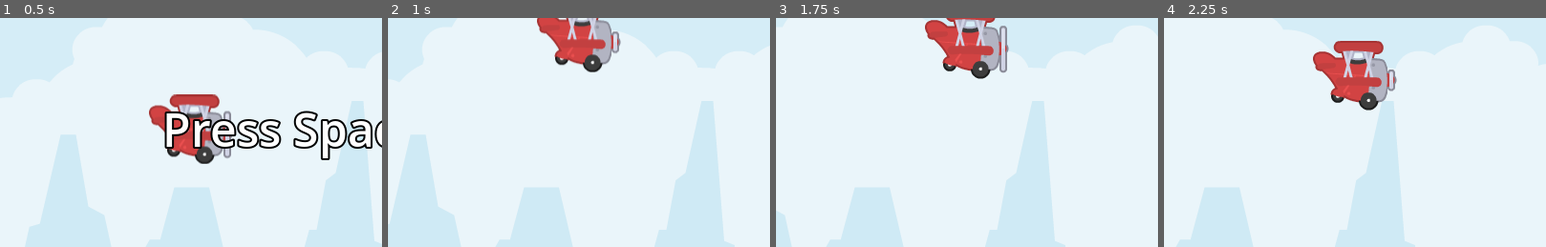
Above: before the commit, frames 1-4 (left to right).
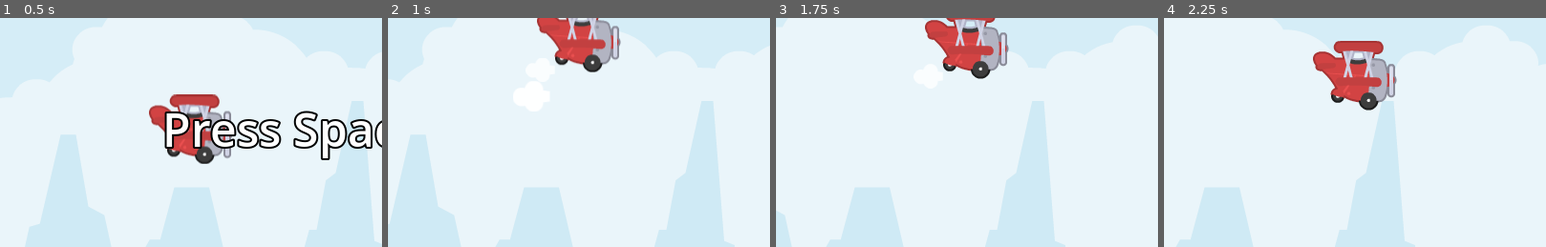
Above: after the commit, the same moments.

Repository: lemmtopia/tappy-plane-godot
Game: Godot game, scene res://scenes/game.tscn
Same seed, same stepped clock (60 frames per second), same inputs: the game is played once before the commit and once after it.
Inputs:
- Up to frame 1 (0.5 s): no input
- Up to frame 2 (1 s): tap Space (tap) at 0.5, 0.6 s
- Up to frame 3 (1.75 s): tap Space (tap) at 1.35 s
- Up to frame 4 (2.25 s): tap Space (tap) at 2.1 s
The pictures show only the part of the screen within x 0-50%, y 26-76%; the shares and areas given below are measured in that part.

Frame 1 is identical in both runs. In frame 2, 0.1% of the frame differs, in the area x 58-61%, y 3-19%; in frame 3, 0.1%, in the area x 58-61%, y 3-25%; in frame 4, 0.1%.

Commit message:
Add poof and adjust player visibility

Diff:
--- a/tappy-plane/scenes/game.tscn
+++ b/tappy-plane/scenes/game.tscn
@@ -25,6 +25,7 @@
 texture = ExtResource("3_iywne")
 
 [node name="Player" parent="." instance=ExtResource("1_uwrxv")]
+z_index = 1
 position = Vector2(200, 240)
 
 [node name="UI" parent="." instance=ExtResource("4_lbhrr")]
--- a/tappy-plane/scenes/player.tscn
+++ b/tappy-plane/scenes/player.tscn
@@ -1,8 +1,9 @@
-[gd_scene load_steps=7 format=3 uid="uid://chfs842827ydh"]
+[gd_scene load_steps=8 format=3 uid="uid://chfs842827ydh"]
 
 [ext_resource type="Script" uid="uid://di0bpbm7uv1xt" path="res://scripts/player.gd" id="1_dqkch"]
 [ext_resource type="Texture2D" uid="uid://c8ch570n6ta6f" path="res://sprites/planeRed1.png" id="1_qhqgy"]
 [ext_resource type="Texture2D" uid="uid://cptdcg48ly4c4" path="res://sprites/planeRed2.png" id="2_dqkch"]
+[ext_resource type="PackedScene" uid="uid://b7rfp8yct1w3y" path="res://scenes/poof.tscn" id="2_qlg0r"]
 [ext_resource type="Texture2D" uid="uid://d4mikf33vhswu" path="res://sprites/planeRed3.png" id="3_qlg0r"]
 
 [sub_resource type="SpriteFrames" id="SpriteFrames_tuyoq"]
@@ -16,10 +17,13 @@
 }, {
 "duration": 1.0,
 "texture": ExtResource("3_qlg0r")
+}, {
+"duration": 1.0,
+"texture": ExtResource("2_dqkch")
 }],
 "loop": true,
 "name": &"default",
-"speed": 5.0
+"speed": 8.0
 }]
 
 [sub_resource type="CircleShape2D" id="CircleShape2D_fjrip"]
@@ -28,6 +32,7 @@
 [node name="Player" type="Area2D"]
 collision_mask = 2
 script = ExtResource("1_dqkch")
+poof_scene = ExtResource("2_qlg0r")
 
 [node name="AnimatedSprite2D" type="AnimatedSprite2D" parent="."]
 sprite_frames = SubResource("SpriteFrames_tuyoq")
--- /dev/null
+++ b/tappy-plane/scenes/poof.tscn
@@ -0,0 +1,102 @@
+[gd_scene load_steps=6 format=3 uid="uid://b7rfp8yct1w3y"]
+
+[ext_resource type="Texture2D" uid="uid://dgtopaeyt4svt" path="res://sprites/poof.png" id="1_abiov"]
+[ext_resource type="Script" uid="uid://bu5ybflucqke" path="res://scripts/poof.gd" id="2_iupaj"]
+
+[sub_resource type="Animation" id="Animation_iupaj"]
+resource_name = "default"
+length = 0.5
+step = 0.1
+tracks/0/type = "value"
+tracks/0/imported = false
+tracks/0/enabled = true
+tracks/0/path = NodePath("Sprite2D:position")
+tracks/0/interp = 1
+tracks/0/loop_wrap = true
+tracks/0/keys = {
+"times": PackedFloat32Array(0, 0.5),
+"transitions": PackedFloat32Array(1, 1),
+"update": 0,
+"values": [Vector2(0, 0), Vector2(-48, -16)]
+}
+tracks/1/type = "value"
+tracks/1/imported = false
+tracks/1/enabled = true
+tracks/1/path = NodePath("Sprite2D:scale")
+tracks/1/interp = 1
+tracks/1/loop_wrap = true
+tracks/1/keys = {
+"times": PackedFloat32Array(0, 0.5),
+"transitions": PackedFloat32Array(1, 1),
+"update": 0,
+"values": [Vector2(1e-05, 1e-05), Vector2(1, 1)]
+}
+tracks/2/type = "value"
+tracks/2/imported = false
+tracks/2/enabled = true
+tracks/2/path = NodePath("Sprite2D:modulate")
+tracks/2/interp = 1
+tracks/2/loop_wrap = true
+tracks/2/keys = {
+"times": PackedFloat32Array(0, 0.5),
+"transitions": PackedFloat32Array(1, 1),
+"update": 0,
+"values": [Color(1, 1, 1, 0), Color(1, 1, 1, 1)]
+}
+
+[sub_resource type="Animation" id="Animation_olc2x"]
+length = 0.001
+tracks/0/type = "value"
+tracks/0/imported = false
+tracks/0/enabled = true
+tracks/0/path = NodePath("Sprite2D:position")
+tracks/0/interp = 1
+tracks/0/loop_wrap = true
+tracks/0/keys = {
+"times": PackedFloat32Array(0),
+"transitions": PackedFloat32Array(1),
+"update": 0,
+"values": [Vector2(0, 0)]
+}
+tracks/1/type = "value"
+tracks/1/imported = false
+tracks/1/enabled = true
+tracks/1/path = NodePath("Sprite2D:scale")
+tracks/1/interp = 1
+tracks/1/loop_wrap = true
+tracks/1/keys = {
+"times": PackedFloat32Array(0),
+"transitions": PackedFloat32Array(1),
+"update": 0,
+"values": [Vector2(1, 1)]
+}
+tracks/2/type = "value"
+tracks/2/imported = false
+tracks/2/enabled = true
+tracks/2/path = NodePath("Sprite2D:modulate")
+tracks/2/interp = 1
+tracks/2/loop_wrap = true
+tracks/2/keys = {
+"times": PackedFloat32Array(0),
+"transitions": PackedFloat32Array(1),
+"update": 0,
+"values": [Color(1, 1, 1, 1)]
+}
+
+[sub_resource type="AnimationLibrary" id="AnimationLibrary_icltw"]
+_data = {
+&"RESET": SubResource("Animation_olc2x"),
+&"default": SubResource("Animation_iupaj")
+}
+
+[node name="Poof" type="Node2D"]
+script = ExtResource("2_iupaj")
+
+[node name="Sprite2D" type="Sprite2D" parent="."]
+texture = ExtResource("1_abiov")
+
+[node name="AnimationPlayer" type="AnimationPlayer" parent="."]
+libraries = {
+&"": SubResource("AnimationLibrary_icltw")
+}
+autoplay = "default"
--- a/tappy-plane/scripts/game.gd
+++ b/tappy-plane/scripts/game.gd
@@ -46,6 +46,7 @@
 	$LevelTimer.stop()
 	$HazzardTimer.stop()
 	hazzard_speed = 0
+
 	mode = "start"
 
 func update_level():
--- a/tappy-plane/scripts/player.gd
+++ b/tappy-plane/scripts/player.gd
@@ -5,6 +5,7 @@
 const SCREEN_HEIGHT : int = 480
 
 @export var speed = 350.0
+@export var poof_scene : PackedScene
 
 var velocity = Vector2.ZERO
 var can_move = false
@@ -22,6 +23,10 @@
 	if Input.is_action_just_pressed("tap"):
 		velocity.y = -speed
 
+		var poof = poof_scene.instantiate()
+		get_parent().add_child(poof)
+		poof.position = position + Vector2(-5, -20)
+
 	position += velocity * delta
 	if position.y < 0 or position.y > SCREEN_HEIGHT:
 		can_move = false
--- /dev/null
+++ b/tappy-plane/scripts/poof.gd
@@ -0,0 +1,6 @@
+extends Node2D
+
+func _ready() -> void:
+	$AnimationPlayer.play("default")
+	await $AnimationPlayer.animation_finished
+	queue_free()
Not shown, added: tappy-plane/scripts/poof.gd.uid
Binary file added: tappy-plane/sprites/poof.png
Not shown, added: tappy-plane/sprites/poof.png.import
